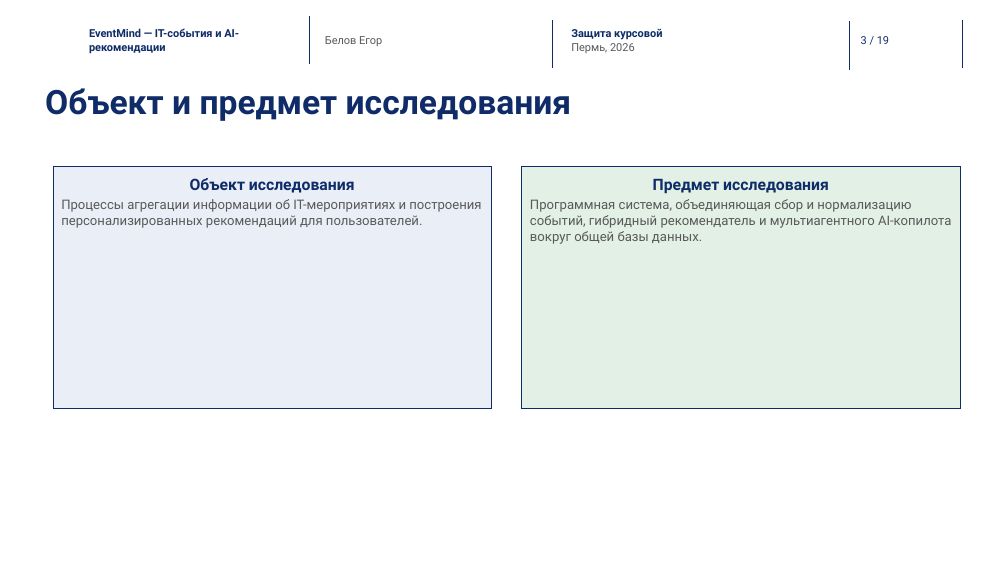
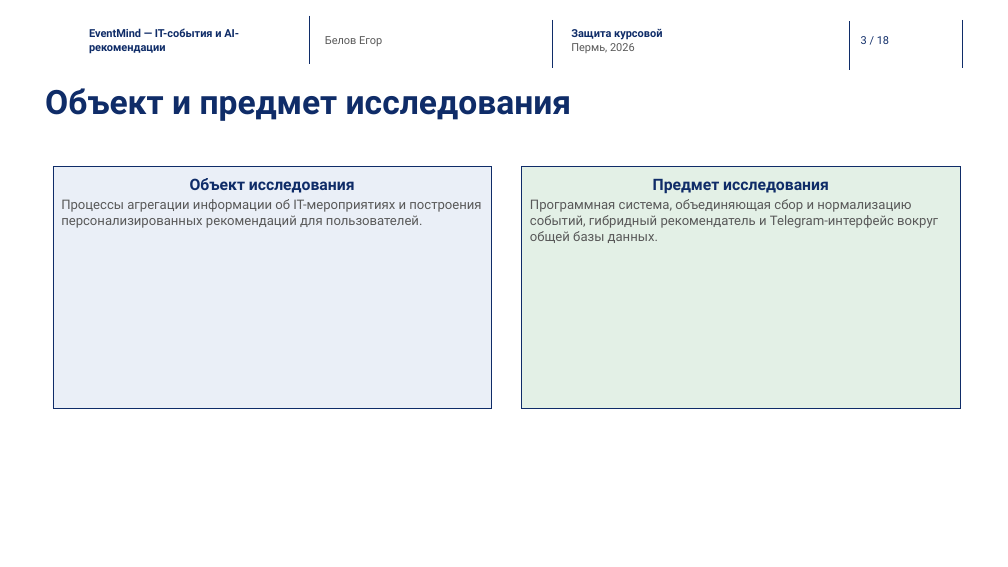
Before and after one commit to EgorBelov/event_mind, a slide deck: slide 3 of docs/Презентация_защита_EventMind.pptx. Drawn at 1008x567 pixels with LibreOffice and Linux fonts; fonts in the diff are those of the drawing; background and template pictures are left out. Boxes give left, top, right and bottom in pixels: in the first picture for what was removed or moved away, otherwise in the second. Text is boxed around its words. In the diff, an @@ line names an element or a change of style, - is before the commit and + after.

```diff
--- a/docs/Презентация_защита_EventMind.pptx
+++ b/docs/Презентация_защита_EventMind.pptx
@@ text in rectangle at bbox=[530, 199, 938, 243]: text changed @@
-Программная система, объединяющая сбор и нормализацию событий, гибридный рекомендатель и мультиагентного AI-копилота вокруг общей базы данных.
+Программная система, объединяющая сбор и нормализацию событий, гибридный рекомендатель и Telegram-интерфейс вокруг общей базы данных.
```
Also in this commit, not shown: 6 other slides changed, 1 slide removed, 3 other files.
